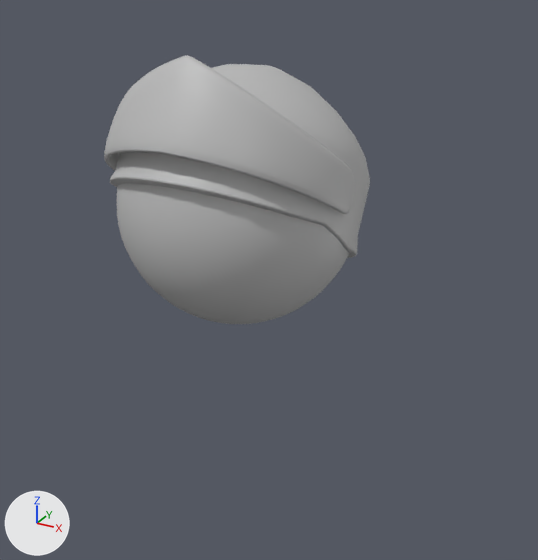
The FBX model Assets/_Battle4TrainJam/Models/Place Holders/Main Character Place Holder.fbx as it was, and as the next commit left it.
Camera for both pictures: a 50 mm lens placed at (3.08, -5.08, 3.52), pointed at (-0.05, 0.61, 0.68). Every picture has the same lights, and +X, +Y and +Z are marked at lower left. Where no turn or scale is listed for an object, it has been applied to the vertices.

In view in the first picture: 'Head', 'Helmet', 'Visor'.
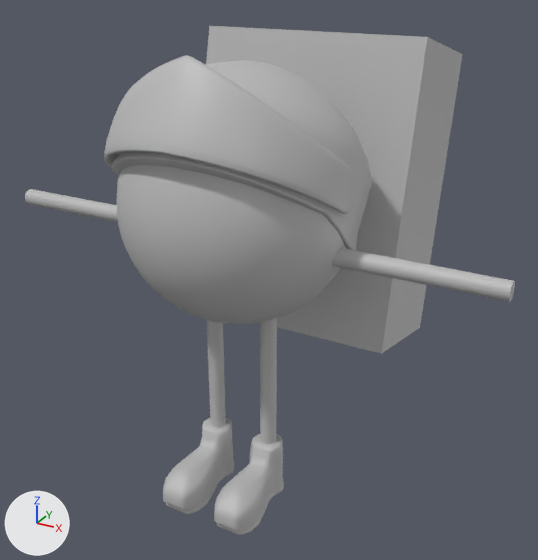
The newer file is also rescaled (x0.4), turned or shifted as a whole; pictures and numbers use the older file's frame.

Boxes [x1, y1, x2, y2] around the edits, measured in the pictures (538 x 560 px):
'pCube6', added
    after: [206, 26, 463, 354]
'Helmet', reshaped
    before: [110, 64, 370, 258]
    after: [112, 60, 371, 251]
'pCube5', added
    after: [214, 434, 284, 535]
'pCube4', added
    after: [163, 418, 234, 514]
'pCylinder4', added
    after: [332, 248, 515, 302]
'pCylinder2', added
    after: [260, 318, 277, 444]
'pCylinder1', added
    after: [207, 320, 226, 427]
'pCylinder3', added
    after: [25, 189, 118, 222]

What changed in the scene script:
```text
Change me_mesh_001:
    used by ob_helmet; location = (0.0, 0.234, 2.007)
    remove me_mesh_001.from_pydata(...)  # 418 vertices, 448 faces; spans x -1.01..1.01, y -1.25..0.9, z -1.11..0.72
    add me_mesh_001.from_pydata(...)  # 514 vertices, 544 faces; spans x -1.01..1.01, y -1.19..0.9, z -1.18..0.75
    me_mesh_001 part 1: 414 vertices removed from x -1.01..1.01, y -1.25..0.9, z -1.11..0.72; 510 vertices added at x -1.01..1.01, y -1.19..0.9, z -1.18..0.75
Add me_mesh_007:
    me_mesh_007.from_pydata(...)  # a 16-sided cylinder along x spanning x -2.279..-0.791, y -0.075..0.075, z -0.075..0.075
    me_mesh_007.materials.append(mat_lambert1)  # grey #bcbcbc
Add me_mesh_002_1:
    me_mesh_002_1.from_pydata(...)  # 734 vertices, 732 faces; spans x -0.474..-0.081, y -0.786..0.17, z -0.202..0.336
    me_mesh_002_1.materials.append(mat_lambert1)  # grey #bcbcbc
Add me_mesh_008:
    me_mesh_008.from_pydata(...)  # a 16-sided cylinder along x spanning x -227.9..-79.1, y -7.5..7.5, z -7.5..7.5
    me_mesh_008.materials.append(mat_lambert1)  # grey #bcbcbc
Add me_mesh_1:
    me_mesh_1.from_pydata(...)  # 34 vertices, 48 faces; spans x -0.35..-0.2, y -0.07..0.07, z 0.0..2.0
    me_mesh_1.materials.append(mat_lambert1)  # grey #bcbcbc
Add me_mesh_003:
    me_mesh_003.from_pydata(...)  # 734 vertices, 732 faces; spans x -109.0..-19.0, y -73.0..120.0, z -18.0..82.0
    me_mesh_003.materials.append(mat_lambert1)  # grey #bcbcbc
Add me_mesh_001_1:
    me_mesh_001_1.from_pydata(...)  # 34 vertices, 48 faces; spans x 0.2..0.35, y -0.07..0.07, z 0.0..2.0
    me_mesh_001_1.materials.append(mat_lambert1)  # grey #bcbcbc
Add me_mesh_009:
    me_mesh_009.from_pydata([(-1.09, -0.89, -1.23), (1.09, -0.89, -1.23), (-1.09, -0.28, 1.49), (1.09, -0.28, 1.49), (-1.09, 0.89, 1.23), (1.09, 0.89, 1.23), (-1.09, 0.28, -1.49), (1.09, 0.28, -1.49)], [], [(0, 1, 3, 2), (2, 3, 5, 4), (4, 5, 7, 6), (6, 7, 1, 0), (1, 7, 5, 3), (6, 0, 2, 4)])
    me_mesh_009.materials.append(mat_lambert1)  # grey #bcbcbc
Add ob_pcylinder3:
    ob_pcylinder3 = bpy.data.objects.new('pCylinder3', me_mesh_007)
    ob_pcylinder3.location = (0.0, -0.115, 1.36)
Add ob_pcube4:
    ob_pcube4 = bpy.data.objects.new('pCube4', me_mesh_002_1)
    ob_pcube4.location = (0.0, 0.0, -0.98)
Add ob_pcylinder4:
    ob_pcylinder4 = bpy.data.objects.new('pCylinder4', me_mesh_008)
    ob_pcylinder4.location = (0.0, -0.115, 1.36)
    ob_pcylinder4.rotation_euler = (-1.571, 0.0, 0.0)  # degrees (-90, 0, 0)
    ob_pcylinder4.scale = (-0.01, -0.01, -0.01)
Add ob_pcylinder1:
    ob_pcylinder1 = bpy.data.objects.new('pCylinder1', me_mesh_1)
    ob_pcylinder1.location = (0.0, 0.0, -1.177)
Add ob_pcube5:
    ob_pcube5 = bpy.data.objects.new('pCube5', me_mesh_003)
    ob_pcube5.location = (0.0, 0.0, -0.98)
    ob_pcube5.rotation_euler = (-1.571, 0.0, 0.0)  # degrees (-90, 0, 0)
    ob_pcube5.scale = (-0.00433, -0.00279, -0.00956)
Add ob_pcylinder2:
    ob_pcylinder2 = bpy.data.objects.new('pCylinder2', me_mesh_001_1)
    ob_pcylinder2.location = (0.0, 0.0, -1.177)
Add ob_pcube6:
    ob_pcube6 = bpy.data.objects.new('pCube6', me_mesh_009)
    ob_pcube6.location = (0.0, 1.575, 1.38)
```
